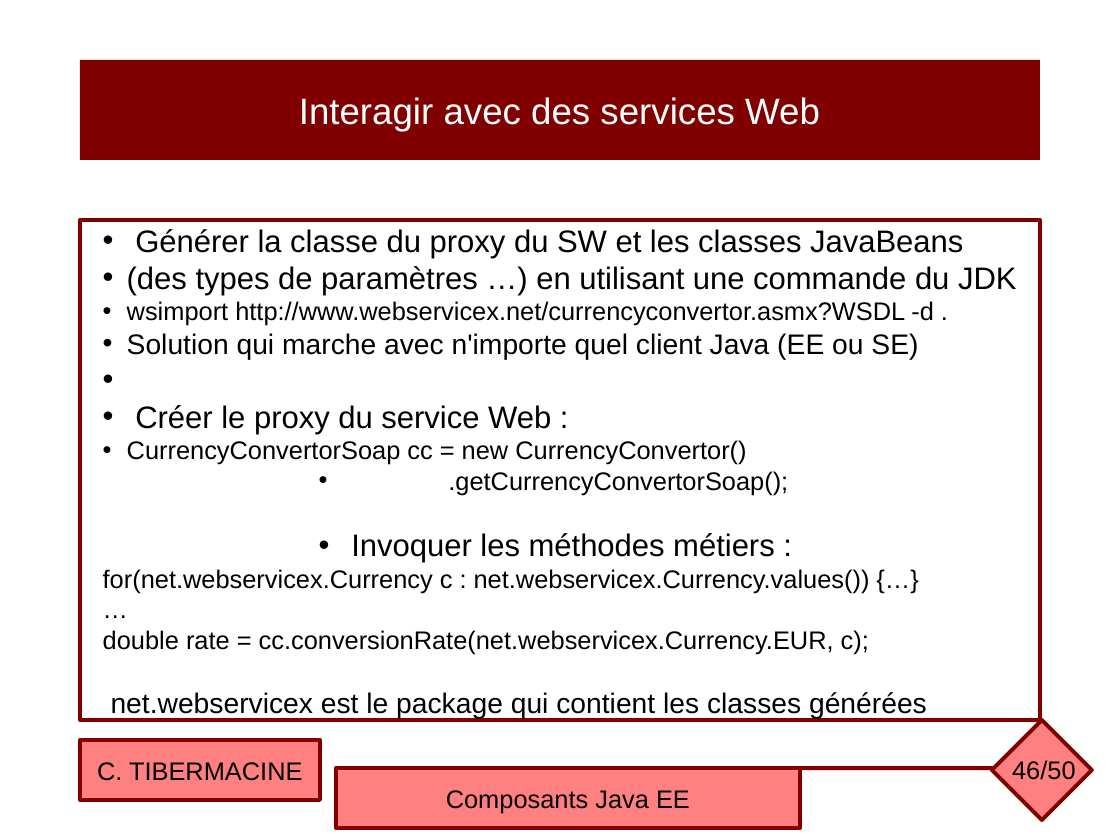
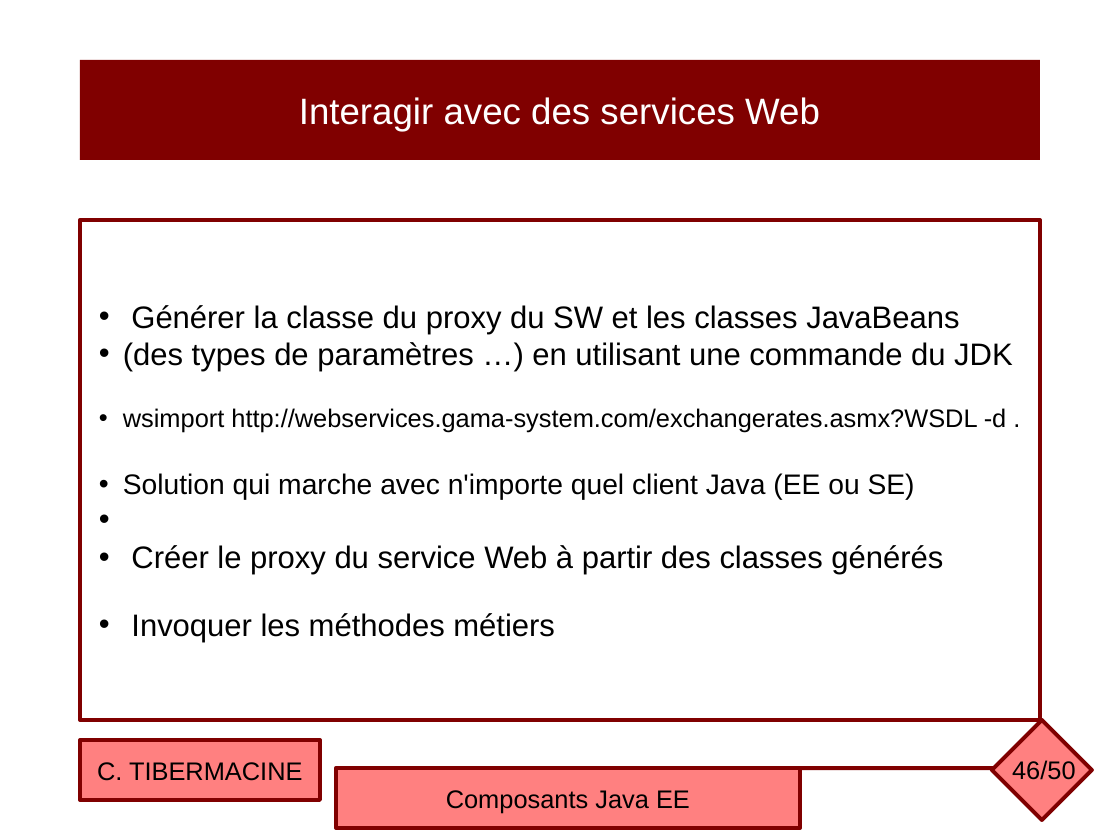
Before and after one commit to ctiber/composants, a slide deck: slide 46 of cours/cours1.odp. Drawn at 1120x840 pixels with LibreOffice and Linux fonts; fonts in the diff are those of the drawing. Boxes give left, top, right and bottom in pixels: in the first picture for what was removed or moved away, otherwise in the second. Text is boxed around its words. In the diff, an @@ line names an element or a change of style, - is before the commit and + after.

```diff
--- a/cours/cours1.odp
+++ b/cours/cours1.odp
@@ text in rectangle at [123,408,1007,433]: text changed @@
-• wsimport http://www.webservicex.net/currencyconvertor.asmx?WSDL -d .
+• wsimport http://webservices.gama-system.com/exchangerates.asmx?WSDL -d .
@@ text in rectangle at [131,545,943,642]: text changed; size 18 to 22 pt @@
-• Créer le proxy du service Web :
-• CurrencyConvertorSoap cc = new CurrencyConvertor()
-                • .getCurrencyConvertorSoap();
-• Invoquer les méthodes métiers :
-for(net.webservicex.Currency c : net.webservicex.Currency.values()) {…}
-…
-double rate = cc.conversionRate(net.webservicex.Currency.EUR, c);
-net.webservicex est le package qui contient les classes générées
+• Créer le proxy du service Web à partir des classes générés
+• Invoquer les méthodes métiers
```
Also in this commit, not shown: 7 other slides changed, 1 other file.
